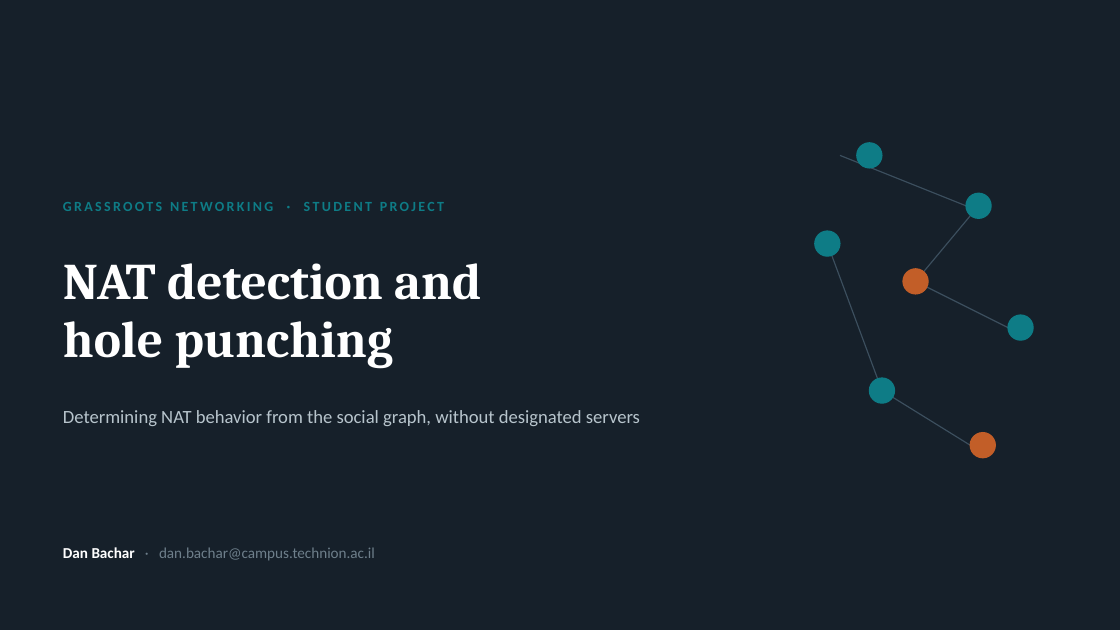
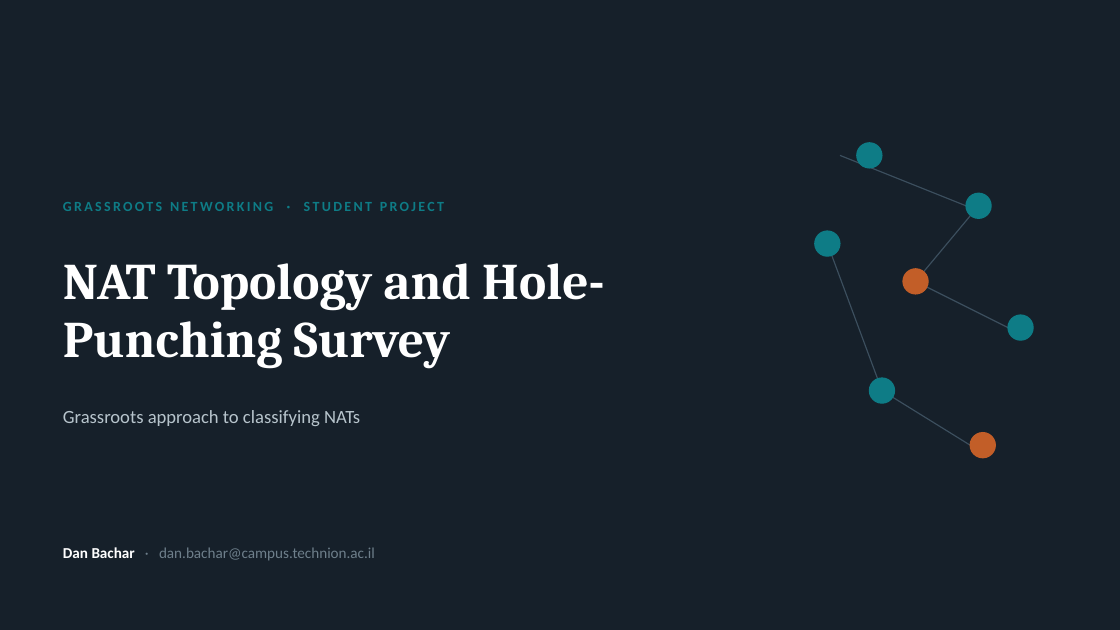
Before and after one commit to danbachar/grassroots-networking, a slide deck: slide 1 of docs/student-projects/grassroots-nat-project.pptx. Drawn at 1120x630 pixels with LibreOffice and Linux fonts; fonts in the diff are those of the drawing. Boxes give left, top, right and bottom in pixels: in the first picture for what was removed or moved away, otherwise in the second. Text is boxed around its words. In the diff, an @@ line names an element or a change of style, - is before the commit and + after.

```diff
--- a/docs/student-projects/grassroots-nat-project.pptx
+++ b/docs/student-projects/grassroots-nat-project.pptx
@@ text at (x1=63, y1=263, x2=604, y2=369): text changed @@
-NAT detection and
-hole punching
+NAT Topology and Hole-Punching Survey
@@ text at (x1=63, y1=410, x2=360, y2=426): text changed @@
-Determining NAT behavior from the social graph, without designated servers
+Grassroots approach to classifying NATs
```
Also in this commit, not shown: 3 other slides changed, 4 slides added, 6 slides removed, 5 other files.
